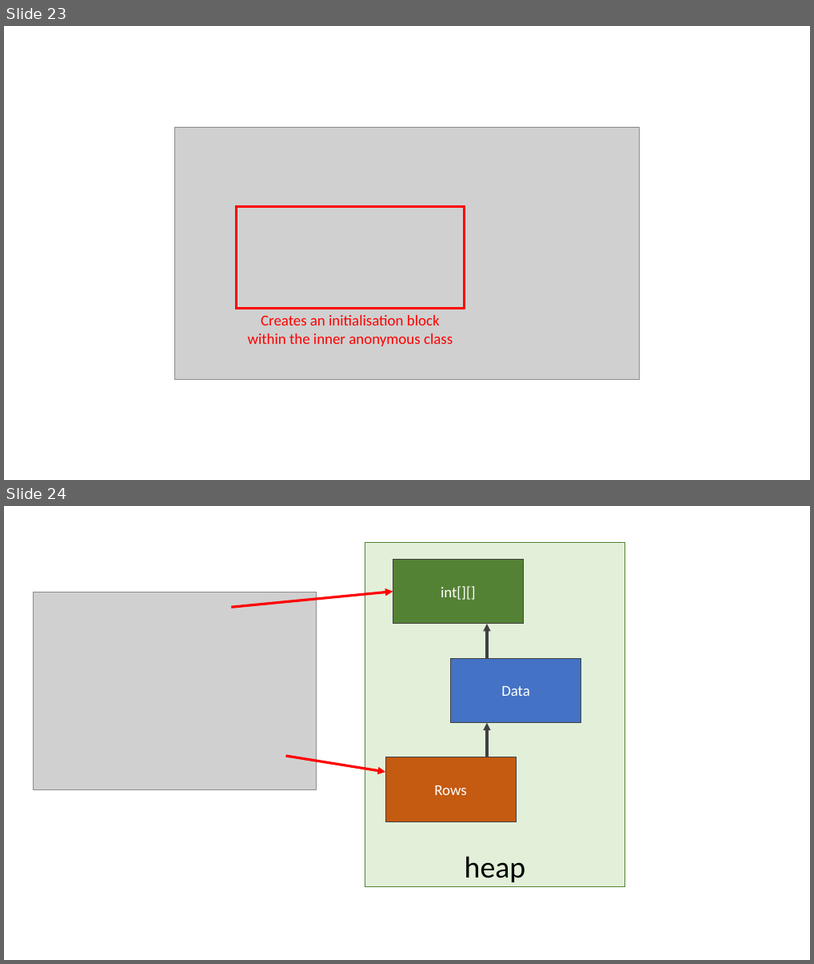
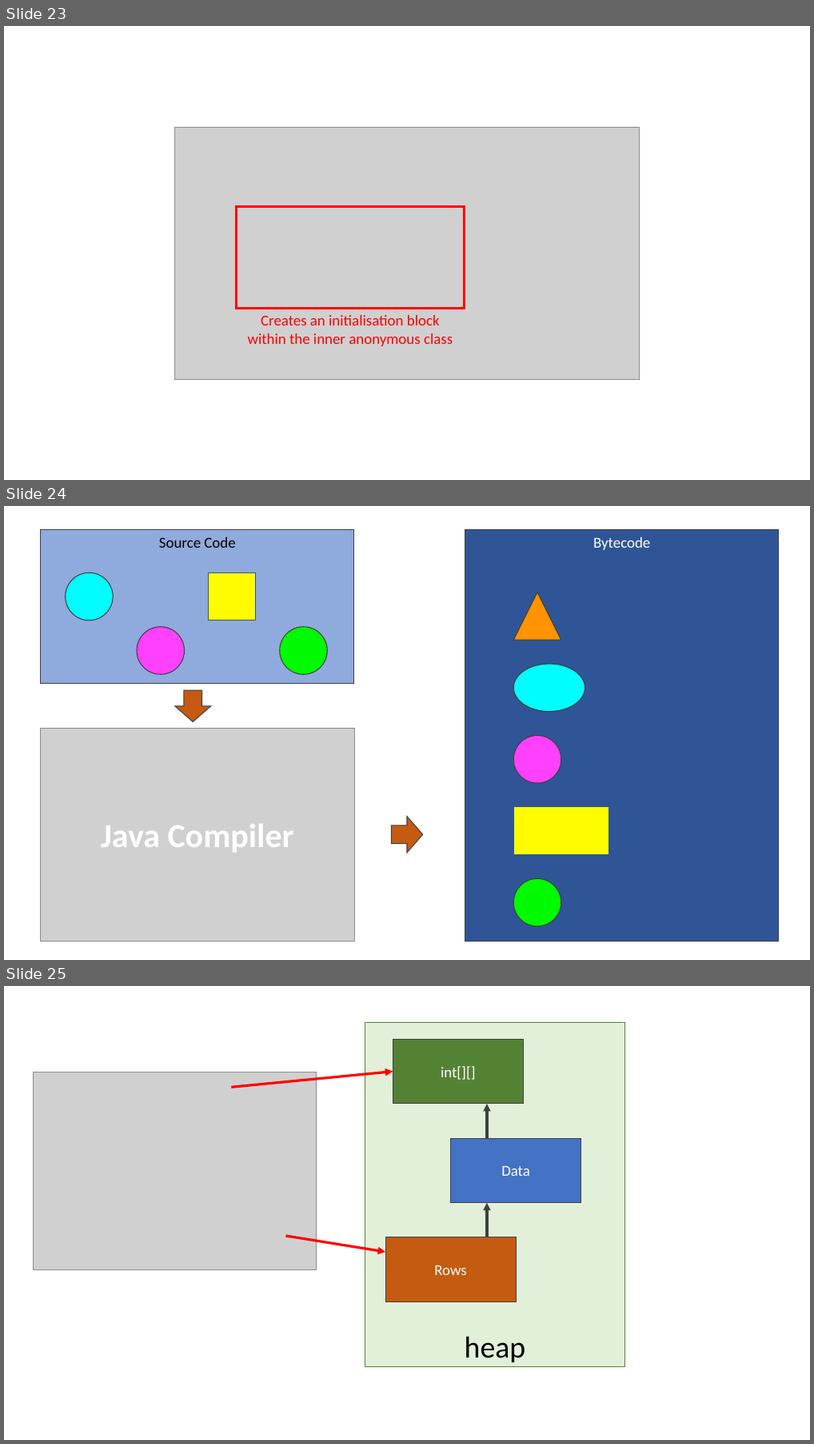
Before and after one commit to albertattard/java-boot-camp, a slide deck: assets/images/Images.pptx. Shown one above the other, each under a label of ours: slides 23 and 24 before the commit, slides 23, 24 and 25 after it. The pictures are 814x964 and 814x1444 pixels, drawn with LibreOffice and Linux fonts; fonts in the diff are those of the drawing; grey boxes stand for pictures. Boxes give left, top, right and bottom in pixels: in the first picture for what was removed or moved away, otherwise in the second. Text is boxed around its words. In the diff, an @@ line names an element or a change of style, - is before the commit and + after.

```diff
--- a/assets/images/Images.pptx
+++ b/assets/images/Images.pptx
@@ slide 24 added at (x1=4, y1=506, x2=810, y2=960), background #FFFFFF @@
@@ rectangle added at (x1=41, y1=529, x2=355, y2=684), fill #8FAADC, outline #404040 1 pt, 18 pt, text #000000 @@
+Source Code
@@ rectangle added at (x1=466, y1=529, x2=779, y2=940), fill #2F5597, outline #404040 1 pt, 18 pt, text #FFFFFF @@
+Bytecode
@@ ellipse added at (x1=65, y1=572, x2=113, y2=620), fill #00FDFF, outline #404040 1 pt @@
@@ rectangle added at (x1=209, y1=572, x2=256, y2=620), fill #FFFC00, outline #325491 1 pt @@
@@ triangle added at (x1=514, y1=592, x2=562, y2=640), fill #FF9300, outline #404040 1 pt @@
@@ ellipse added at (x1=137, y1=626, x2=185, y2=674), fill #FF40FF, outline #404040 1 pt @@
@@ ellipse added at (x1=280, y1=626, x2=328, y2=674), fill #00FA00, outline #404040 1 pt @@
@@ ellipse added at (x1=514, y1=664, x2=586, y2=712), fill #00FDFF, outline #404040 1 pt @@
@@ down arrow added at (x1=175, y1=690, x2=211, y2=721), fill #C55A11, outline #404040 1 pt @@
@@ picture added at (x1=41, y1=728, x2=355, y2=941) @@
@@ ellipse added at (x1=514, y1=736, x2=562, y2=783), fill #FF40FF, outline #404040 1 pt @@
@@ down arrow added at (x1=392, y1=816, x2=423, y2=852), fill #C55A11, outline #404040 1 pt @@
@@ rectangle added at (x1=514, y1=807, x2=609, y2=855), fill #FFFC00, outline #325491 1 pt @@
@@ text added at (x1=101, y1=824, x2=294, y2=852), 40 pt, text #FFFFFF, bold @@
+Java Compiler
@@ ellipse added at (x1=514, y1=879, x2=562, y2=927), fill #00FA00, outline #404040 1 pt @@
@@ what was slide 24 is now slide 25 @@
```
Also in this commit, not shown: 3 other files.
